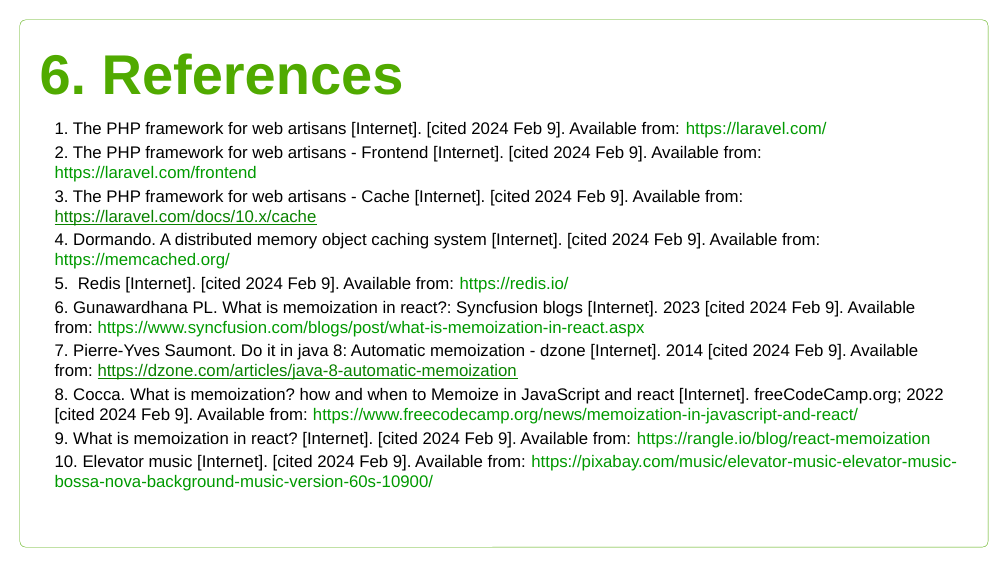
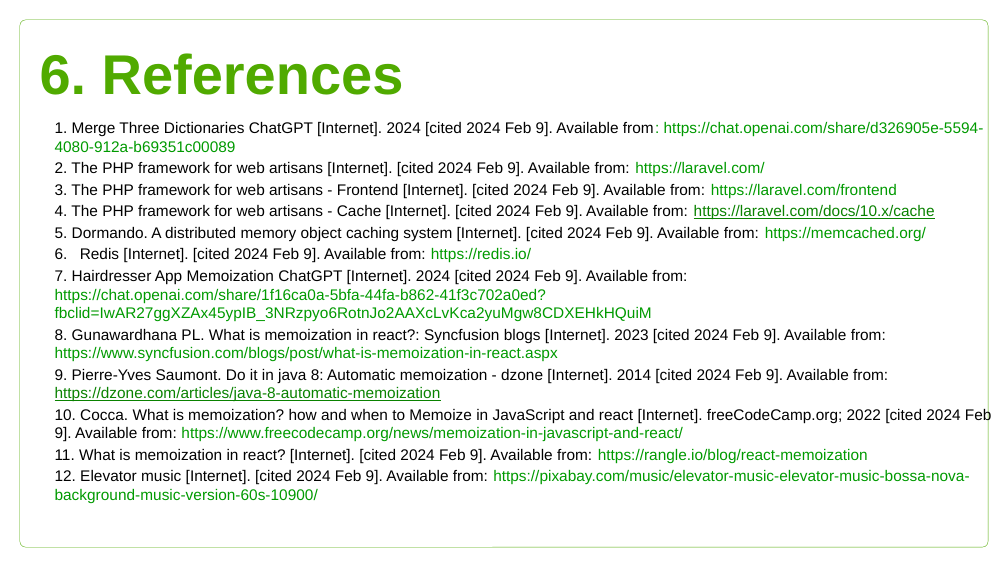
Before and after one commit to Btibor02/GroupWork, a slide deck: slide 24 of Groupwork ppt.pptx. Drawn at 1008x567 pixels with LibreOffice and Linux fonts; fonts in the diff are those of the drawing; background and template pictures are left out. Boxes give left, top, right and bottom in pixels: in the first picture for what was removed or moved away, otherwise in the second. Text is boxed around its words. In the diff, an @@ line names an element or a change of style, - is before the commit and + after.

```diff
--- a/Groupwork ppt.pptx
+++ b/Groupwork ppt.pptx
@@ subtitle at [55, 122, 992, 503]: text changed; size 12 to 11 pt @@
-1. The PHP framework for web artisans [Internet]. [cited 2024 Feb 9]. Available from: https://laravel.com/
-2. The PHP framework for web artisans - Frontend [Internet]. [cited 2024 Feb 9]. Available from: https://laravel.com/frontend
-3. The PHP framework for web artisans - Cache [Internet]. [cited 2024 Feb 9]. Available from: https://laravel.com/docs/10.x/cache
-4. Dormando. A distributed memory object caching system [Internet]. [cited 2024 Feb 9]. Available from: https://memcached.org/
-5. Redis [Internet]. [cited 2024 Feb 9]. Available from: https://redis.io/
-6. Gunawardhana PL. What is memoization in react?: Syncfusion blogs [Internet]. 2023 [cited 2024 Feb 9]. Available from: https://www.syncfusion.com/blogs/post/what-is-memoization-in-react.aspx
-7. Pierre-Yves Saumont. Do it in java 8: Automatic memoization - dzone [Internet]. 2014 [cited 2024 Feb 9]. Available from: https://dzone.com/articles/java-8-automatic-memoization
-8. Cocca. What is memoization? how and when to Memoize in JavaScript and react [Internet]. freeCodeCamp.org; 2022 [cited 2024 Feb 9]. Available from: https://www.freecodecamp.org/news/memoization-in-javascript-and-react/
-9. What is memoization in react? [Internet]. [cited 2024 Feb 9]. Available from: https://rangle.io/blog/react-memoization
-10. Elevator music [Internet]. [cited 2024 Feb 9]. Available from: https://pixabay.com/music/elevator-music-elevator-music-bossa-nova-background-music-version-60s-10900/
+1. Merge Three Dictionaries ChatGPT [Internet]. 2024 [cited 2024 Feb 9]. Available from: https://chat.openai.com/share/d326905e-5594-4080-912a-b69351c00089
+2. The PHP framework for web artisans [Internet]. [cited 2024 Feb 9]. Available from: https://laravel.com/
+3. The PHP framework for web artisans - Frontend [Internet]. [cited 2024 Feb 9]. Available from: https://laravel.com/frontend
+4. The PHP framework for web artisans - Cache [Internet]. [cited 2024 Feb 9]. Available from: https://laravel.com/docs/10.x/cache
+5. Dormando. A distributed memory object caching system [Internet]. [cited 2024 Feb 9]. Available from: https://memcached.org/
+6. Redis [Internet]. [cited 2024 Feb 9]. Available from: https://redis.io/
+7. Hairdresser App Memoization ChatGPT [Internet]. 2024 [cited 2024 Feb 9]. Available from: https://chat.openai.com/share/1f16ca0a-5bfa-44fa-b862-41f3c702a0ed?fbclid=IwAR27ggXZAx45ypIB_3NRzpyo6RotnJo2AAXcLvKca2yuMgw8CDXEHkHQuiM
+8. Gunawardhana PL. What is memoization in react?: Syncfusion blogs [Internet]. 2023 [cited 2024 Feb 9]. Available from: https://www.syncfusion.com/blogs/post/what-is-memoization-in-react.aspx
+9. Pierre-Yves Saumont. Do it in java 8: Automatic memoization - dzone [Internet]. 2014 [cited 2024 Feb 9]. Available from: https://dzone.com/articles/java-8-automatic-memoization
+10. Cocca. What is memoization? how and when to Memoize in JavaScript and react [Internet]. freeCodeCamp.org; 2022 [cited 2024 Feb 9]. Available from: https://www.freecodecamp.org/news/memoization-in-javascript-and-react/
+11. What is memoization in react? [Internet]. [cited 2024 Feb 9]. Available from: https://rangle.io/blog/react-memoization
+12. Elevator music [Internet]. [cited 2024 Feb 9]. Available from: https://pixabay.com/music/elevator-music-elevator-music-bossa-nova-background-music-version-60s-10900/
```
Also in this commit, not shown: 1 other slide changed.
